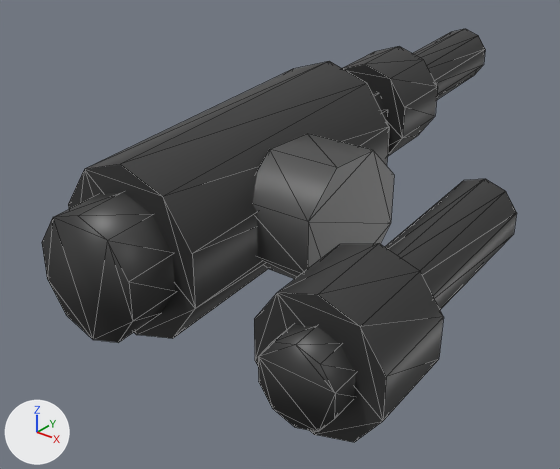
What one commit did to the glTF model public/models/enemies/newshb-47.glb.
Both versions are drawn from a 50 mm camera at (1.26, -2.33, 1.61) aimed at (-0.41, -0.24, 0.32). The lights are fixed; the arrows at lower left show +X, +Y and +Z. The first picture is the older version. Mesh edges are drawn as thin lines. Vertices at exactly the same position are counted once.

The scene before the commit, as lines of its bpy script (objects in view):
```python
me_newshb_47 = bpy.data.meshes.new('newshb-47')
me_newshb_47.from_pydata(...)  # 184 vertices, 328 faces; spans x -1.0..0.57, y -1.17..1.17, z 0.0..0.94
# faces by material slot: [12, 28, 288]
me_newshb_47.materials.append(mat_pal_84_nshb115)  # dark purple #30243c
me_newshb_47.materials.append(mat_pal_7_nshb115)  # dark grey #5d5d5d
me_newshb_47.materials.append(mat_pal_5_nshb115)  # dark grey #454545
ob_newshb_47 = bpy.data.objects.new('newshb-47', me_newshb_47)
ob_newshb_47.location = (0.0, 0.0, 0.0)
```
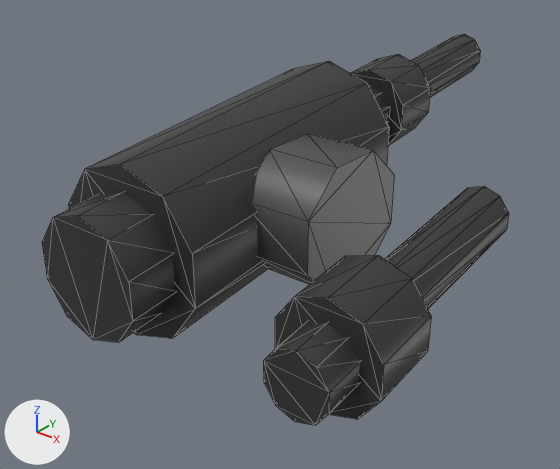
Changed parts and their boxes [x1, y1, x2, y2] in the pictures (560 x 469 px; the box of a moved part takes in the faces that stretch with it):
'newshb-47', reshaped
    before: [42, 29, 517, 442]
    after: [42, 34, 509, 425]
part 1 of me_newshb_47, moved or reshaped
    before: [258, 325, 356, 432]
    after: [263, 322, 360, 425]
part 2 of me_newshb_47, moved or reshaped
    before: [413, 29, 485, 100]
    after: [411, 34, 480, 97]
part 3 of me_newshb_47, moved or reshaped
    before: [342, 46, 438, 156]
    after: [351, 54, 430, 146]
part 4 of me_newshb_47, moved or reshaped (mostly hidden)
    before: [370, 89, 387, 119]
    after: [369, 86, 389, 123]
part 5 of me_newshb_47, moved or reshaped
    before: [385, 179, 517, 310]
    after: [385, 186, 509, 308]
part 6 of me_newshb_47, moved or reshaped
    before: [254, 244, 443, 442]
    after: [275, 255, 431, 420]
part 7 of me_newshb_47, shading changed
    before: [58, 216, 335, 432]
    after: [58, 216, 329, 425]

Patch to the scene script:
```diff
--- a/public/models/enemies/newshb-47.glb.py
+++ b/public/models/enemies/newshb-47.glb.py
@@ me_newshb_47 @@
 # used by ob_newshb_47; location = (0.0, 0.0, 0.0)
-me_newshb_47.from_pydata(...)  # 184 vertices, 328 faces; spans x -1.0..0.57, y -1.17..1.17, z 0.0..0.94
+me_newshb_47.from_pydata(...)  # 184 vertices, 328 faces; spans x -1.0..0.53, y -1.17..1.17, z 0.0..0.94
+# me_newshb_47 part 1: the loose piece of 20 vertices spanning x 0.26..0.49, y -1.17..-1.08, z 0.4..0.64 is scaled about its middle by (0.857, 1.48, 0.859), then moved by (0.0, 0.02, 0.0)
+# me_newshb_47 part 2: the loose piece of 20 vertices spanning x -0.49..-0.26, y 0.5..1.1, z 0.6..0.89 is scaled about its middle by (0.786, 1, 0.813)
+# me_newshb_47 part 3: the loose piece of 20 vertices spanning x -0.57..-0.18, y 0.25..0.5, z 0.49..0.91 is scaled about its middle by (0.833, 0.839, 0.833), then moved by (0.0, 0.02, 0.0)
+# me_newshb_47 part 4: the loose piece of 20 vertices spanning x -0.49..-0.26, y 0.0..0.25, z 0.54..0.8 is scaled about its middle by (0.857, 1.16, 0.865), then moved by (0.0, 0.02, 0.0)
+# me_newshb_47 part 5: the loose piece of 20 vertices spanning x 0.26..0.49, y -0.84..-0.23, z 0.44..0.74 is scaled about its middle by (0.786, 1, 0.817)
+# me_newshb_47 part 6: the loose piece of 20 vertices spanning x 0.18..0.57, y -1.09..-0.83, z 0.33..0.76 is scaled about its middle by (0.833, 0.839, 0.833), then moved by (0.0, 0.02, 0.0)
+# me_newshb_47 part 7: all 16 faces centred in x -0.54..0.47, y -1.17, z 0.4..0.71 are now shaded flat
 me_newshb_47.materials.append(mat_pal_84_nshb115)
```
